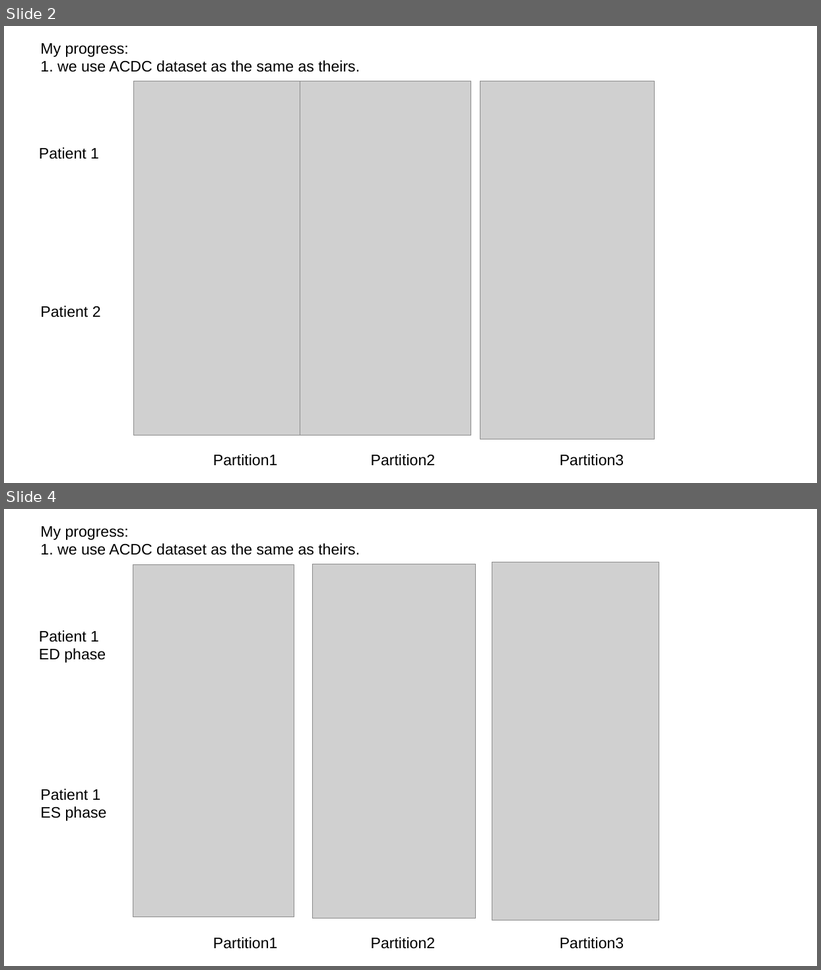
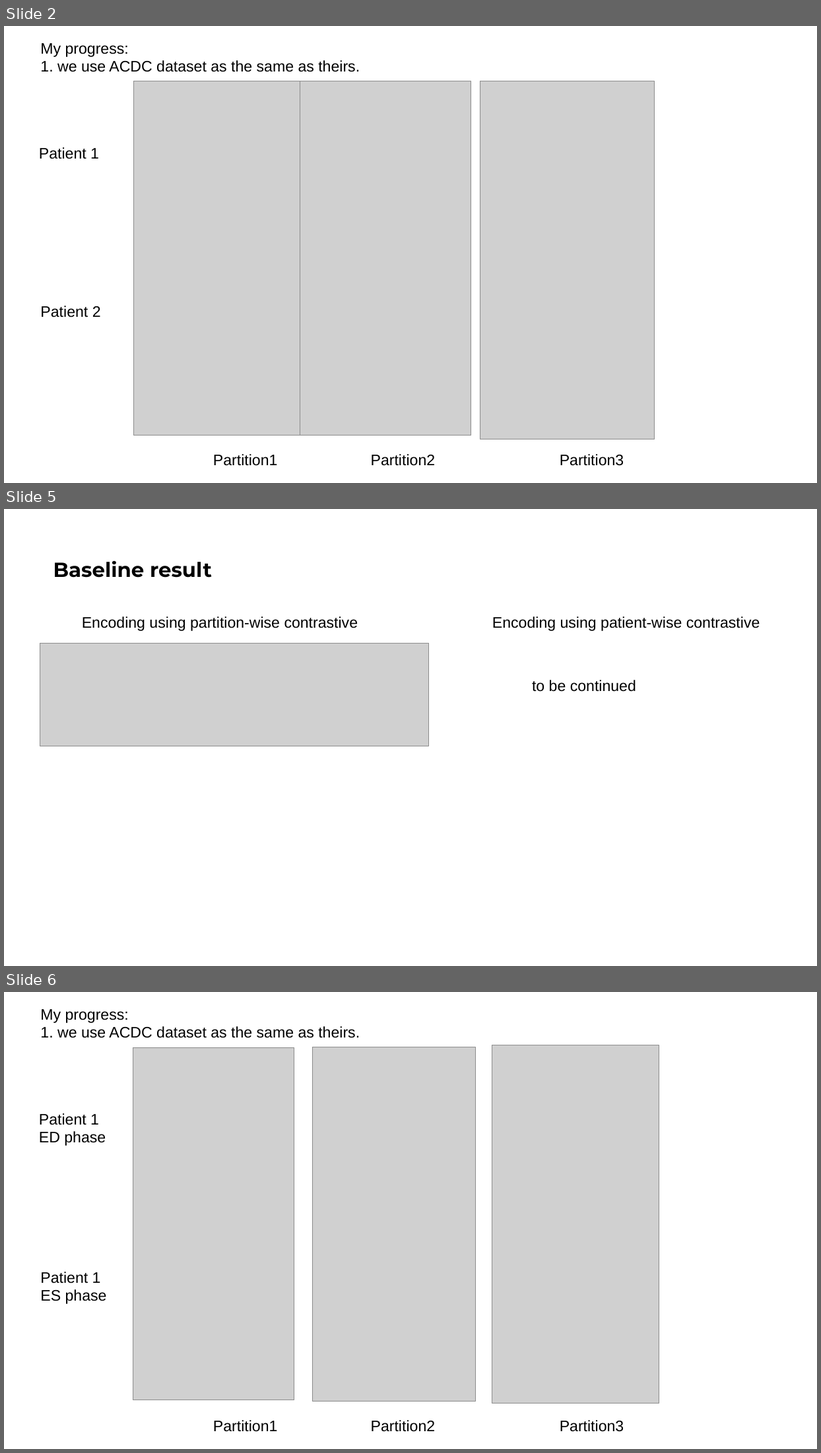
Before and after one commit to jizongFox/Contrast-You, a slide deck: docs/Presentation1.pptx. Shown one above the other, each under a label of ours: slides 2 and 4 before the commit, slides 2, 5 and 6 after it; the slides between them are not shown. The pictures are 821x970 and 821x1453 pixels, drawn with LibreOffice and Linux fonts; fonts in the diff are those of the drawing; grey boxes stand for pictures. Boxes give left, top, right and bottom in pixels: in the first picture for what was removed or moved away, otherwise in the second. Text is boxed around its words. In the diff, an @@ line names an element or a change of style, - is before the commit and + after.

```diff
--- a/docs/Presentation1.pptx
+++ b/docs/Presentation1.pptx
@@ slide 5 added at (x1=4, y1=509, x2=817, y2=966), background #FFFFFF @@
@@ title added at (x1=54, y1=560, x2=212, y2=578), 24 pt, text #000000, bold @@
+Baseline result
@@ text added at (x1=82, y1=617, x2=358, y2=631), 18 pt, text #000000 @@
+Encoding using partition-wise contrastive
@@ text added at (x1=492, y1=617, x2=760, y2=631), 18 pt, text #000000 @@
+Encoding using patient-wise contrastive
@@ picture added at (x1=40, y1=643, x2=429, y2=747) @@
@@ text added at (x1=532, y1=680, x2=636, y2=692), 18 pt, text #000000 @@
+to be continued
@@ what was slide 4 is now slide 6 @@
```
Also in this commit, not shown: 3 slides changed, 1 other slide added, 2 slides removed, 6 other files.
